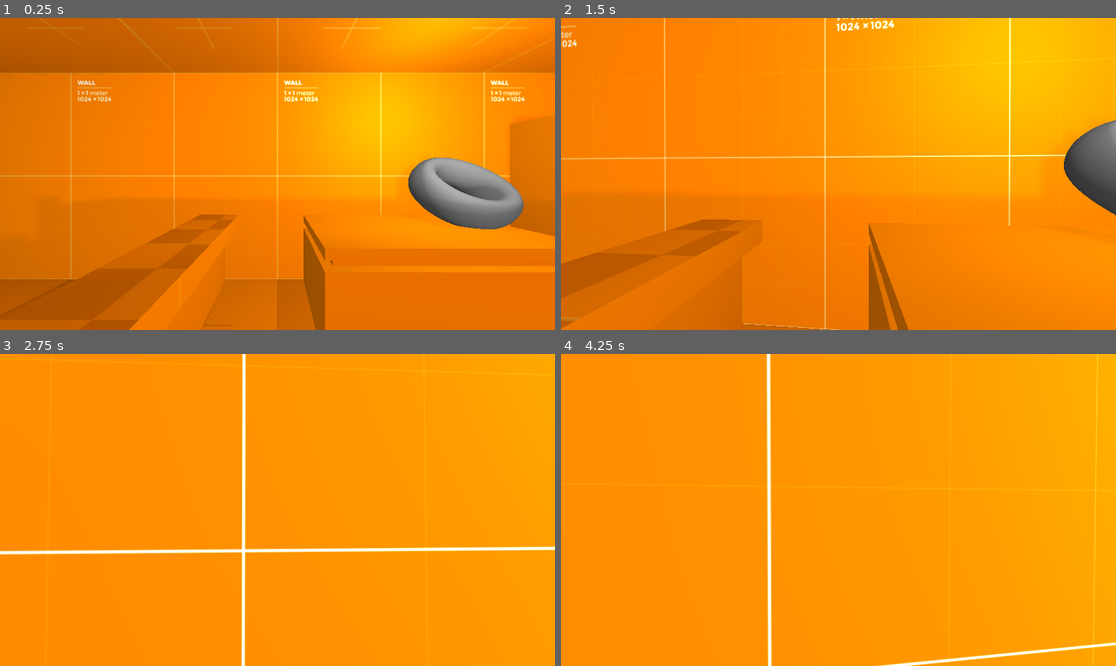
Above: before the commit, frames 1-4 (two rows, left to right).
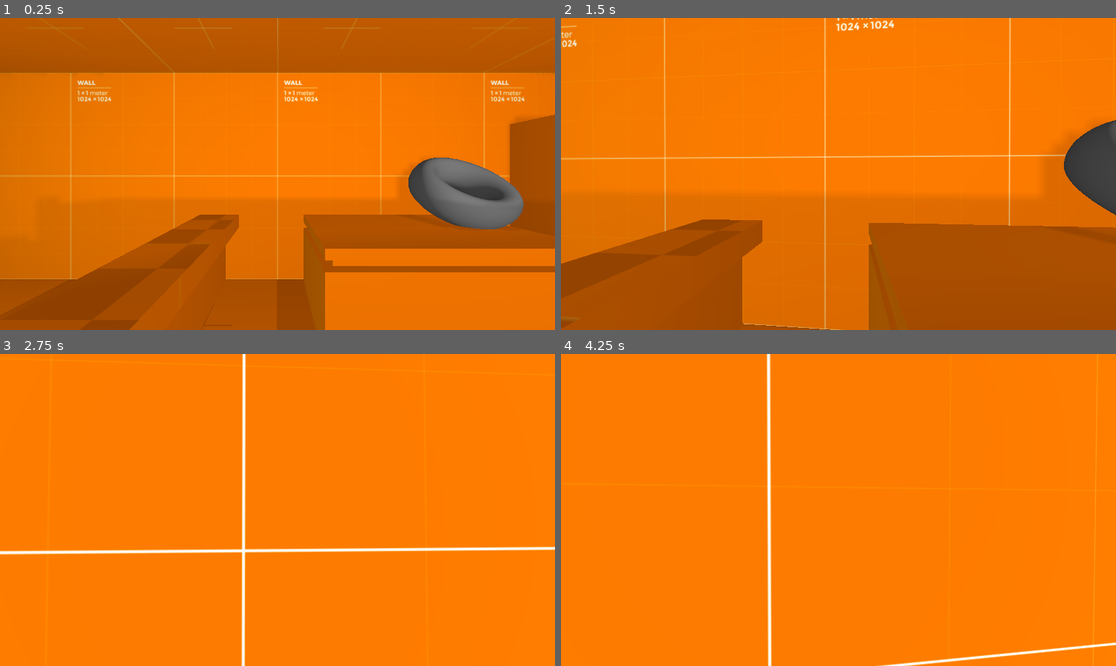
Above: after the commit, the same moments.

Repository: poetahto/camping-prototype
Game: Godot game, scene res://general_store.tscn
Two runs of this game, one before a commit and one after it. Both use one fixed random seed, a clock stepped at 60 frames per second and the inputs below.
Inputs (mouse positions are in pixels of both pictures, inside the frame that each line leads up to):
- Up to frame 1 (0.25 s): no input
- Up to frame 2 (1.5 s): tap Enter at 0.5 s; move the mouse to (866, 174) at 0.52 s; hold Ctrl (pm_duck) 0.53-1.28 s; hold W (pm_moveforward) from 0.53 s (still down); click (866, 174) at 0.67 s; tap Space (pm_jump) at 0.77 s; move the mouse to (810, 174) at 1.27 s; tap Ctrl (pm_duck) at 1.35 s
- Up to frame 3 (2.75 s): keep holding W (pm_moveforward); tap Space (pm_jump) at 1.52 s; move the mouse to (288, 503) at 2.02 s; hold Ctrl (pm_duck) from 2.03 s (still down)
- Up to frame 4 (4.25 s): keep holding W (pm_moveforward); tap Space (pm_jump) at 2.75, 3.02, 3.77 s; move the mouse to (832, 516) at 2.77 s; release Ctrl (pm_duck) at 2.78 s; tap Ctrl (pm_duck) at 2.85 s; click (832, 516) at 2.92 s; move the mouse to (877, 513) at 3.52 s; hold Ctrl (pm_duck) from 3.53 s (still down)

The runs differ from the first frame. In frame 1, 48% of the frame differs, in the area x 0-100%, y 0-100%; in frame 2, 58%; in frame 3, 43%; in frame 4, 58%, in the area x 32-100%, y 0-100%.

Commit message:
changes

Diff:
--- a/general_store.tscn
+++ b/general_store.tscn
@@ -30,13 +30,7 @@
 transform = Transform3D(1, 0, 0, 0, 1, 0, 0, 0, 1, 0, 0, -2.42498)
 
 [node name="OmniLight3D" type="OmniLight3D" parent="."]
-transform = Transform3D(1, 0, 0, 0, 1, 0, 0, 0, 1, -5.28827, 0.0359347, 0.0286149)
-light_specular = 0.0
-omni_range = 13.0471
-
-[node name="OmniLight3D3" type="OmniLight3D" parent="."]
-transform = Transform3D(1, 0, 0, 0, 1, 0, 0, 0, 1, 1.80632, 0.988015, -4.23533)
-light_energy = 0.5
+transform = Transform3D(1, 0, 0, 0, 1, 0, 0, 0, 1, -4.70574, 0.0359347, 0.0286149)
 light_specular = 0.0
 omni_range = 13.0471
 
